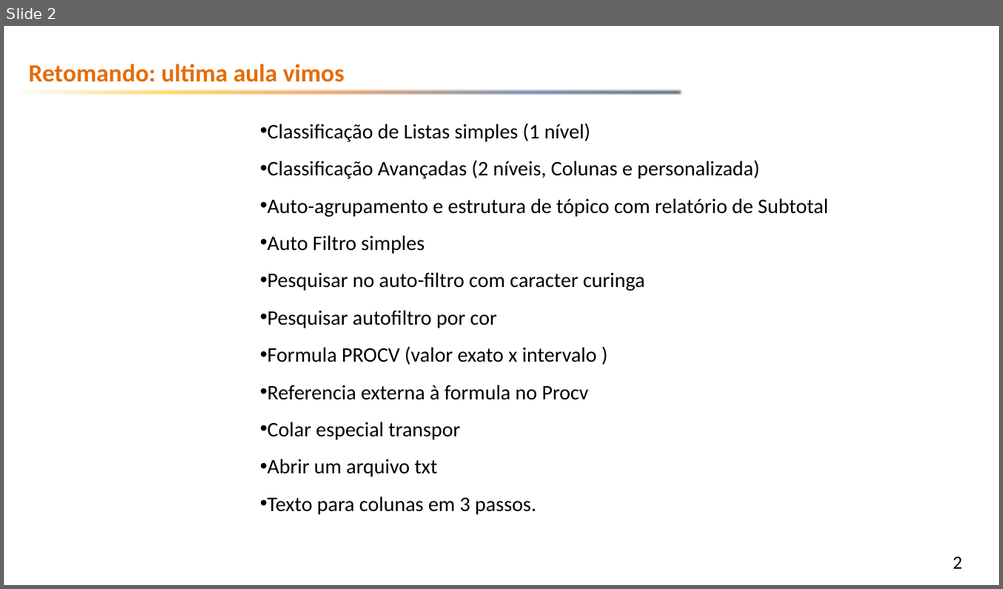
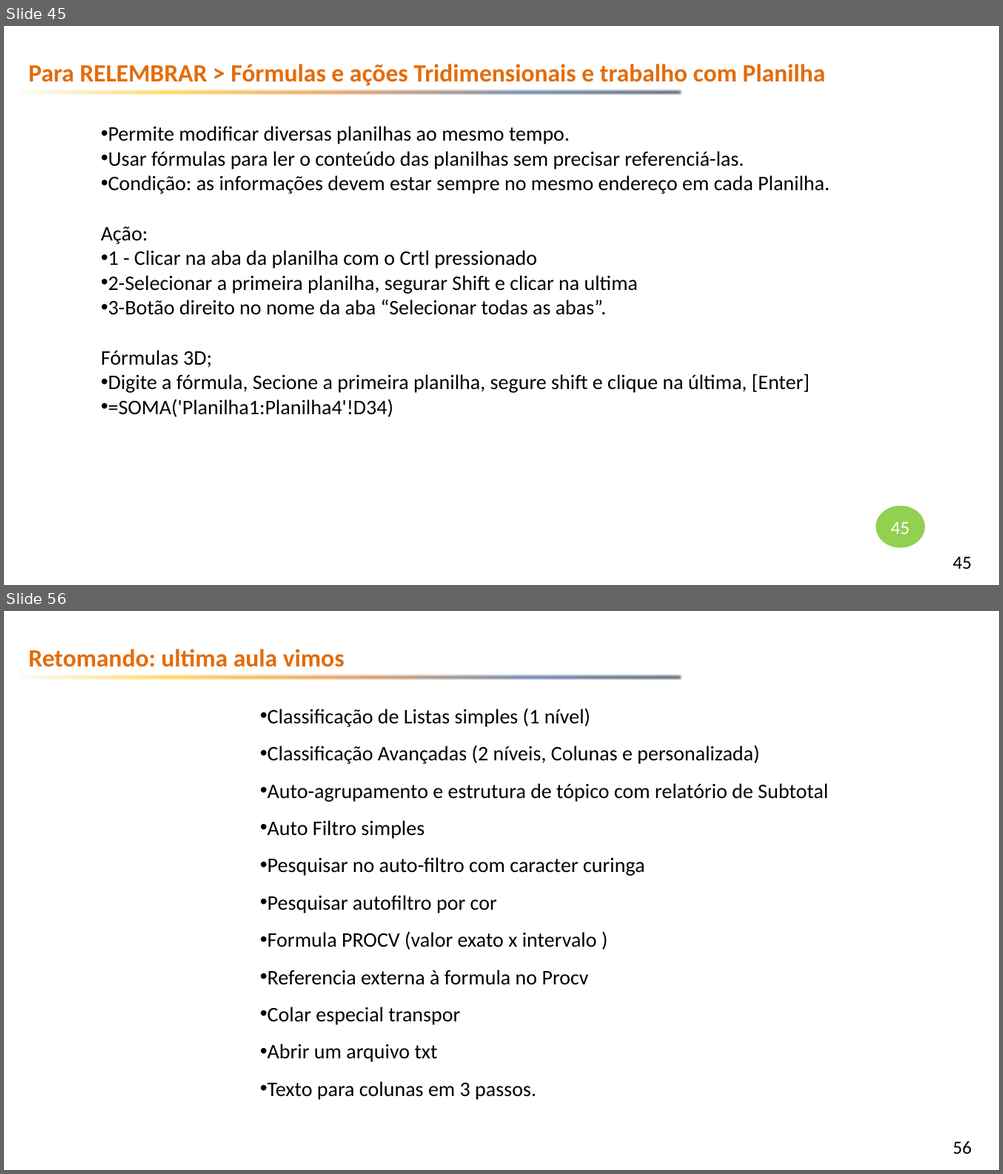
Before and after one commit to emerson-fenrir/Excel_Basico, a slide deck: Professor/Aula3.pptx. Shown one above the other, each under a label of ours: slide 2 before the commit, slides 45 and 56 after it; the slides between them are not shown. The pictures are 1003x589 and 1003x1174 pixels, drawn with LibreOffice and Linux fonts; fonts in the diff are those of the drawing; background and template pictures are left out. Boxes give left, top, right and bottom in pixels: in the first picture for what was removed or moved away, otherwise in the second. Text is boxed around its words. In the diff, an @@ line names an element or a change of style, - is before the commit and + after.

Commit message:
Aula 5 - 3 para natal

```diff
--- a/Professor/Aula3.pptx
+++ b/Professor/Aula3.pptx
@@ slide 45 added at (x1=4, y1=26, x2=999, y2=585), background picture (left out); not listed: 2 template elements that a slide beside it also shows @@
@@ text added at (x1=28, y1=64, x2=825, y2=86), 24 pt, text #E46C0A, bold @@
+Para RELEMBRAR > Fórmulas e ações Tridimensionais e trabalho com Planilha
@@ subtitle added at (x1=101, y1=126, x2=829, y2=417), 20 pt, text #000000 @@
+• Permite modificar diversas planilhas ao mesmo tempo.
+• Usar fórmulas para ler o conteúdo das planilhas sem precisar referenciá-las.
+• Condição: as informações devem estar sempre no mesmo endereço em cada Planilha.
+Ação:
+• 1 - Clicar na aba da planilha com o Crtl pressionado
+• 2-Selecionar a primeira planilha, segurar Shift e clicar na ultima
+• 3-Botão direito no nome da aba “Selecionar todas as abas”.
+Fórmulas 3D;
+• Digite a fórmula, Secione a primeira planilha, segure shift e clique na última, [Enter]
+• =SOMA('Planilha1:Planilha4'!D34)
@@ ellipse added at (x1=876, y1=506, x2=925, y2=548), fill #92D050, 18 pt, text #FFFFFF @@
+45
@@ what was slide 2 is now slide 56 @@
@@ page number at (x1=953, y1=1142, x2=972, y2=1155): text changed @@
-2
+56
```
Also in this commit, not shown: 6 slides changed, 66 other slides added, 1 other file.
